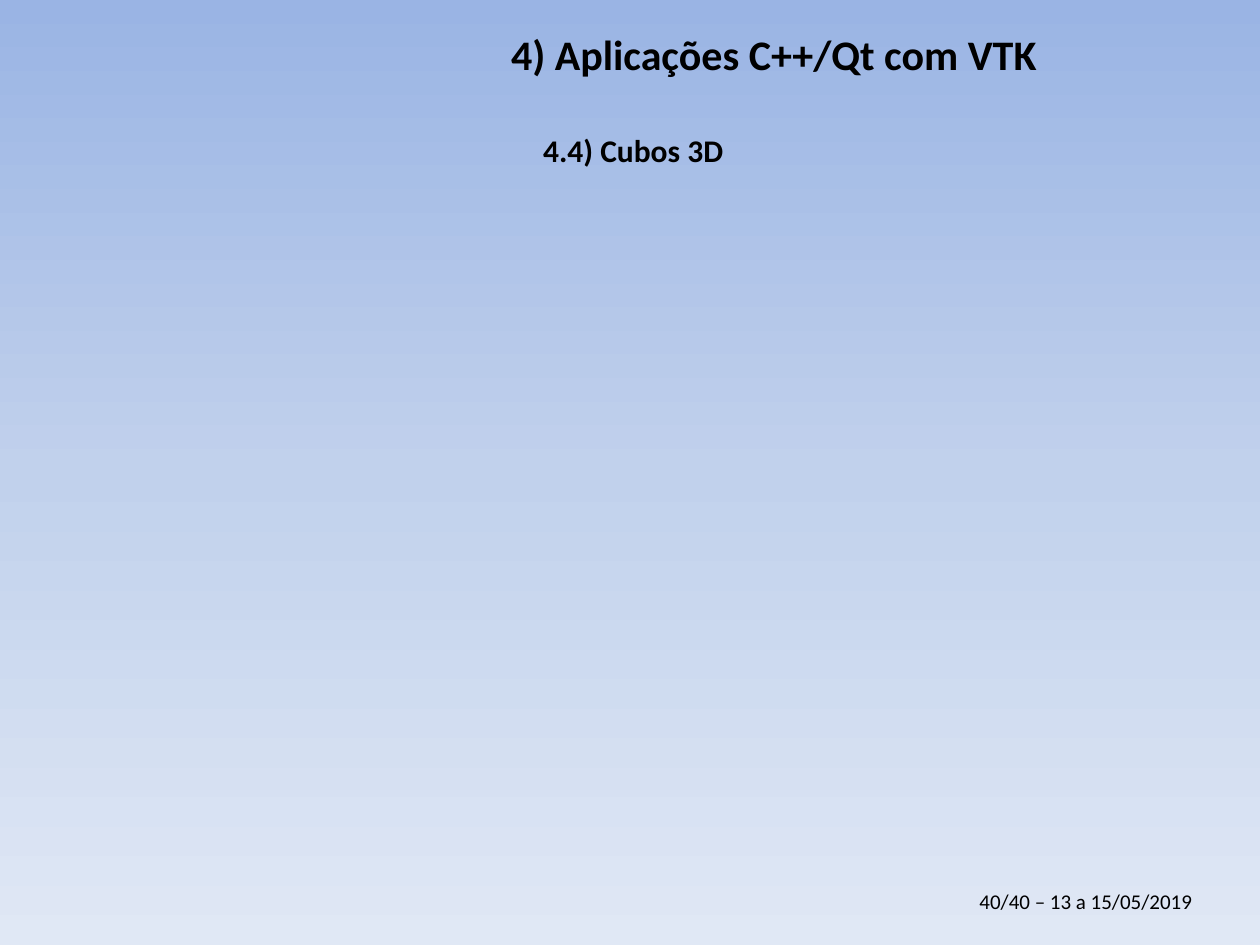
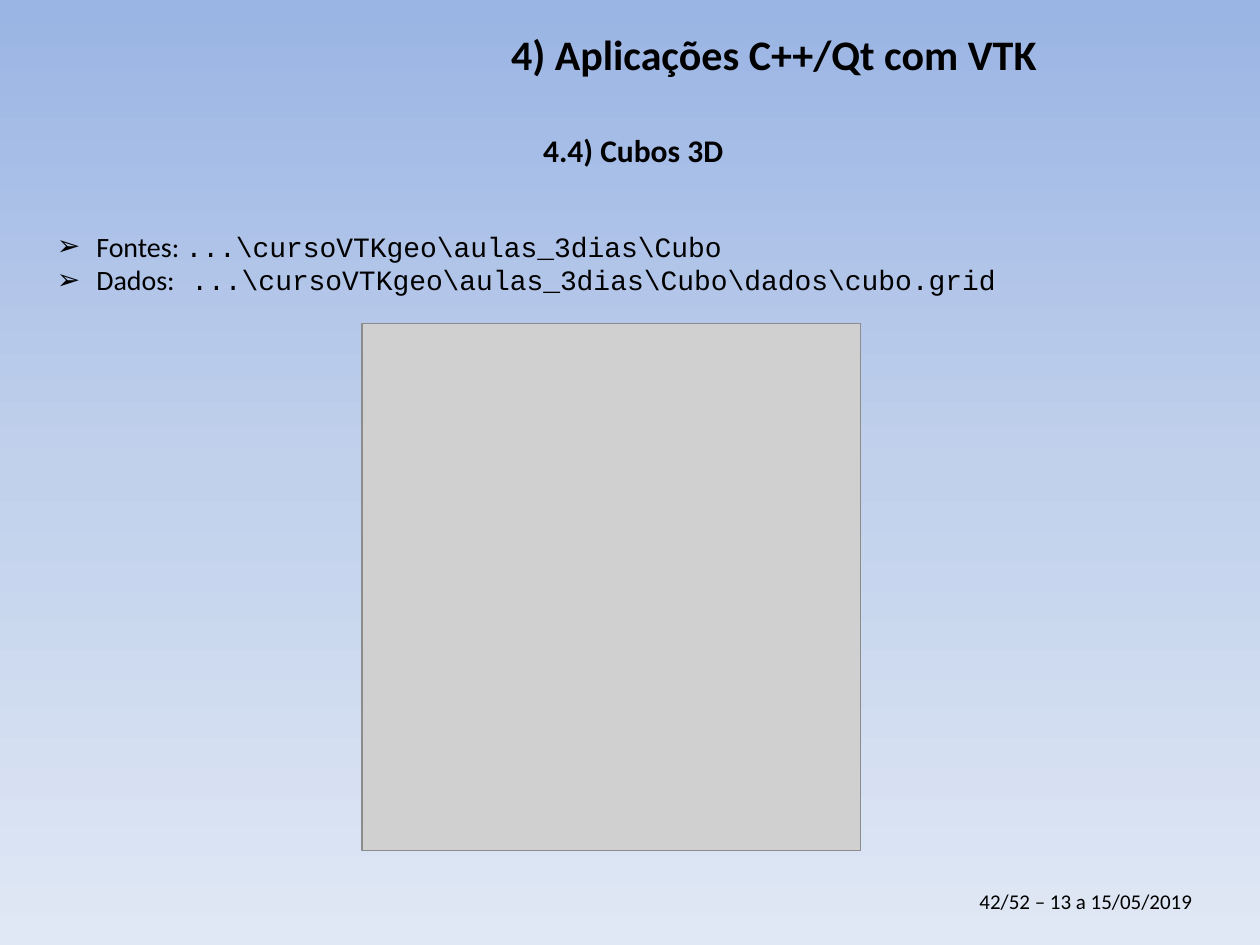
Before and after one commit to PauloCarvalhoRJ/cursoVTKgeo, a slide deck: slide 42 of aulas_3dias/slides_3dias.pptx (slide 40 before the commit). Drawn at 1260x945 pixels with LibreOffice and Linux fonts; fonts in the diff are those of the drawing; grey boxes stand for pictures; background and template pictures are left out. Boxes give left, top, right and bottom in pixels: in the first picture for what was removed or moved away, otherwise in the second. Text is boxed around its words. In the diff, an @@ line names an element or a change of style, - is before the commit and + after.

```diff
--- a/aulas_3dias/slides_3dias.pptx
+++ b/aulas_3dias/slides_3dias.pptx
@@ text added at [96,237,995,296], 16 pt, text #000000 @@
+➢ Fontes: ...\cursoVTKgeo\aulas_3dias\Cubo
+➢ Dados: ...\cursoVTKgeo\aulas_3dias\Cubo\dados\cubo.grid
@@ picture added at [362,324,861,850] @@
@@ text at [979,894,1192,910]: text changed @@
-40/40 – 13 a 15/05/2019
+42/52 – 13 a 15/05/2019
```
Also in this commit, not shown: 5 other slides changed, 2 slides added.
